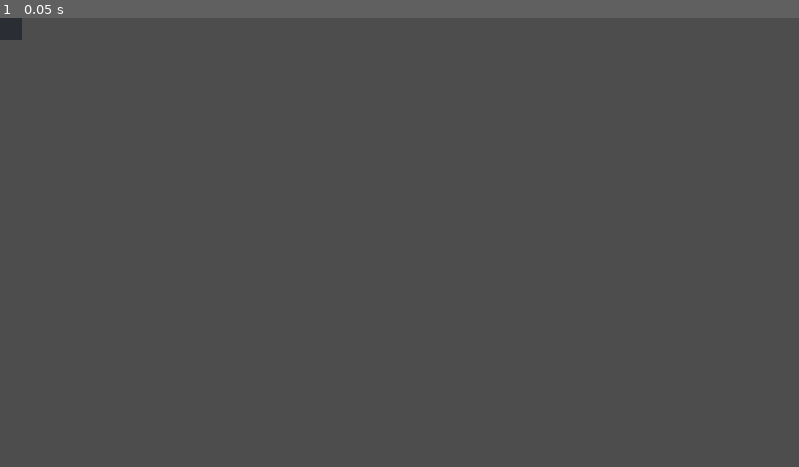
Above: before the commit, frame 1.
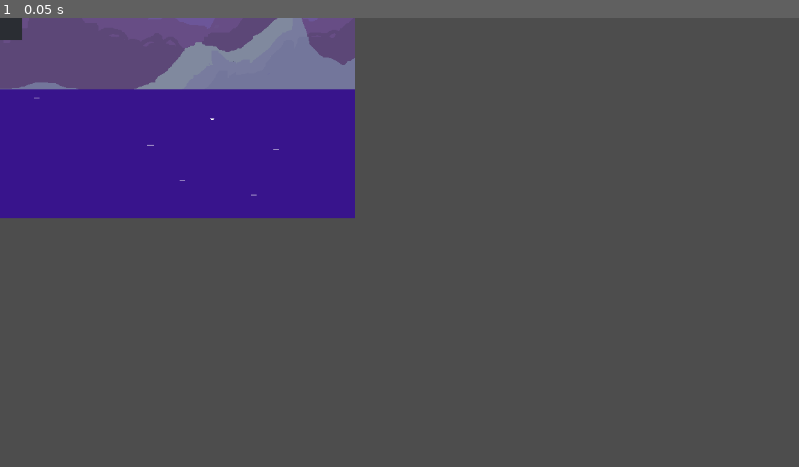
Above: after the commit, the same moment.

Repository: JMQ0598/Pogo-Game-Godot
Game: Godot game, scene res://Assets/Scenes/root.tscn
The game is run twice, just before and just after one commit, with the same random seed, the same clock (stepped at 60 frames per second) and the same inputs.
Inputs:
- Up to frame 1 (0.05 s): no input

The runs differ from the first frame. In frame 1, 20% of the frame differs, in the area x 0-45%, y 0-45%.

Commit message:
resolved missing dependency issue

Diff:
--- a/pogo-game/Assets/Scenes/platform.tscn
+++ b/pogo-game/Assets/Scenes/platform.tscn
@@ -1,6 +1,6 @@
 [gd_scene load_steps=3 format=3 uid="uid://bxb3162d0x5dk"]
 
-[ext_resource type="Texture2D" path="res://Assets/BG-Static-Space.png" id="1_i5wvk"]
+[ext_resource type="Texture2D" uid="uid://c2r4tbefstdcp" path="res://Assets/Sprites/BG-Static-Space.png" id="1_i5wvk"]
 
 [sub_resource type="RectangleShape2D" id="RectangleShape2D_i5wvk"]
 size = Vector2(1024, 186)
--- a/pogo-game/Assets/Scenes/root.tscn
+++ b/pogo-game/Assets/Scenes/root.tscn
@@ -1,6 +1,7 @@
-[gd_scene load_steps=3 format=3 uid="uid://cijwn6ftib2hu"]
+[gd_scene load_steps=4 format=3 uid="uid://cijwn6ftib2hu"]
 
 [ext_resource type="PackedScene" uid="uid://bxb3162d0x5dk" path="res://Assets/Scenes/platform.tscn" id="2_6o2em"]
+[ext_resource type="Texture2D" uid="uid://djj1orv1cpg3q" path="res://Assets/Sprites/BG-Static.png" id="2_q7pxp"]
 [ext_resource type="PackedScene" uid="uid://dsowhyub8bnxn" path="res://Assets/Scenes/test_character.tscn" id="3_6o2em"]
 
 [node name="Root" type="Node2D"]
@@ -8,6 +9,7 @@
 [node name="InitialBG" type="Sprite2D" parent="."]
 texture_filter = 1
 position = Vector2(0, -1941)
+texture = ExtResource("2_q7pxp")
 
 [node name="Starter Platform" parent="." instance=ExtResource("2_6o2em")]
 position = Vector2(0, 196)
